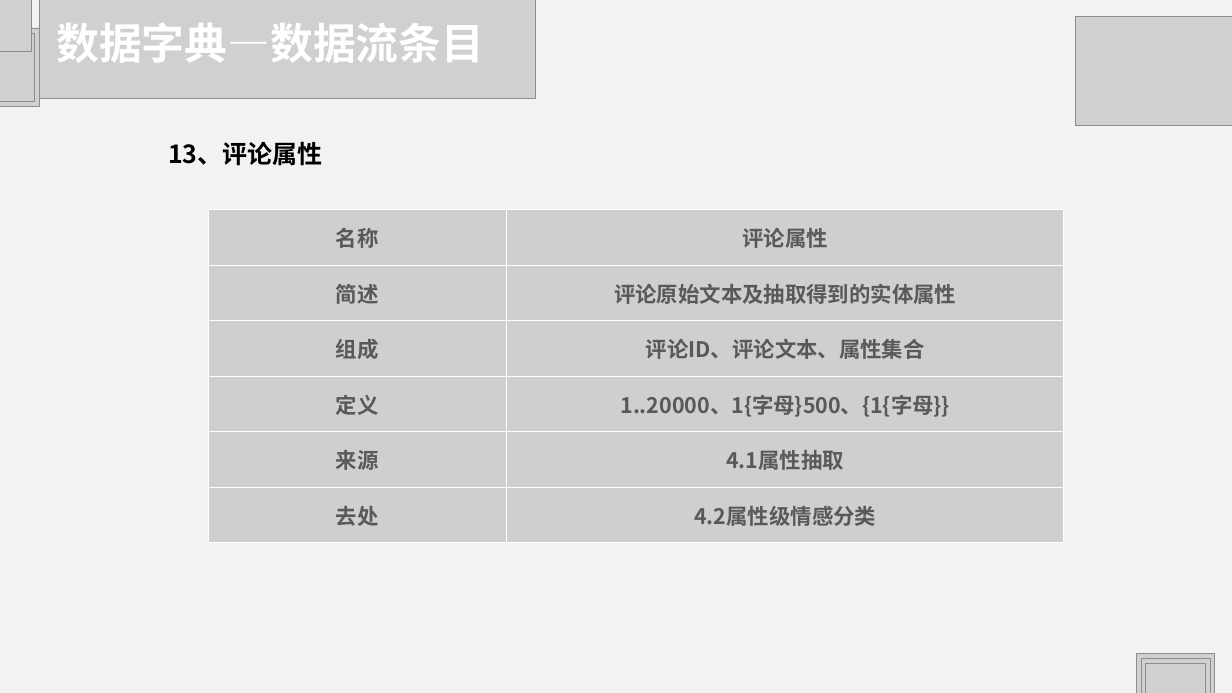
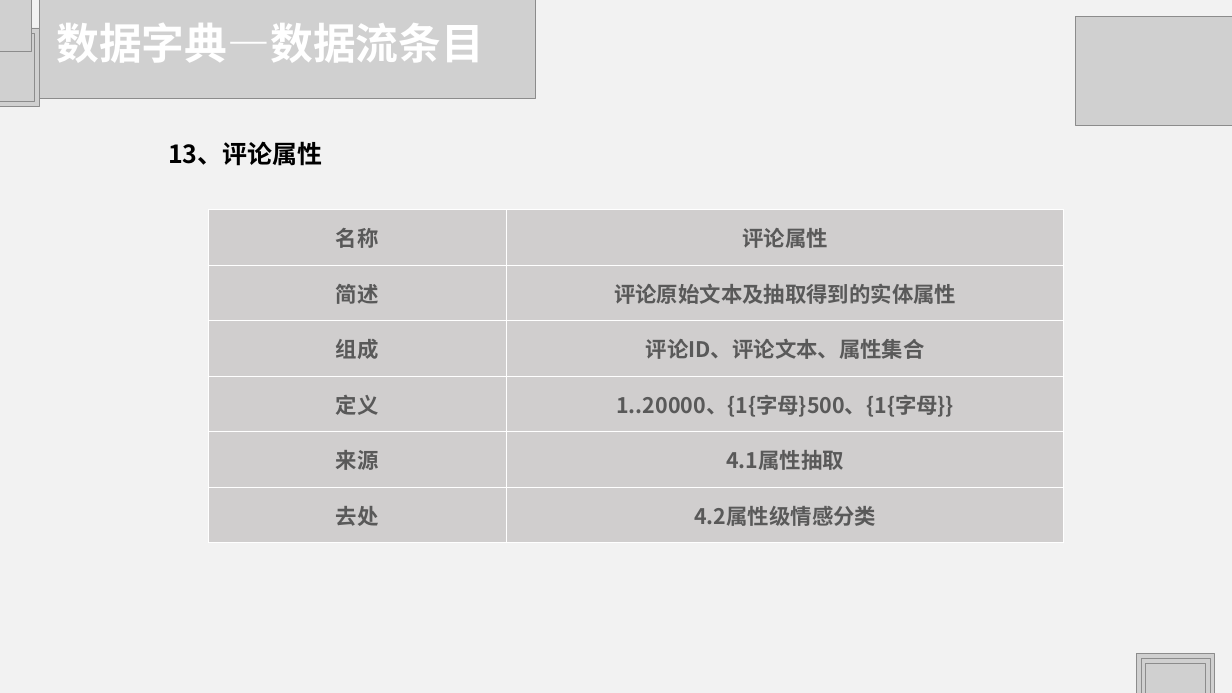
Before and after one commit to HJHGJGHHG/Sentiment-Analysis-System, a slide deck: slide 26 of 文档/PPT.pptx. Drawn at 1232x693 pixels with LibreOffice and Linux fonts; fonts in the diff are those of the drawing; grey boxes stand for pictures. Boxes give left, top, right and bottom in pixels: in the first picture for what was removed or moved away, otherwise in the second. Text is boxed around its words. In the diff, an @@ line names an element or a change of style, - is before the commit and + after.

```diff
--- a/文档/PPT.pptx
+++ b/文档/PPT.pptx
@@ table at bbox=[208, 210, 1063, 543] @@
-row 4, column 2: 1..20000、1{字母}500、{1{字母}}
+row 4, column 2: 1..20000、{1{字母}500、{1{字母}}
```
Also in this commit, not shown: 2 other files.
